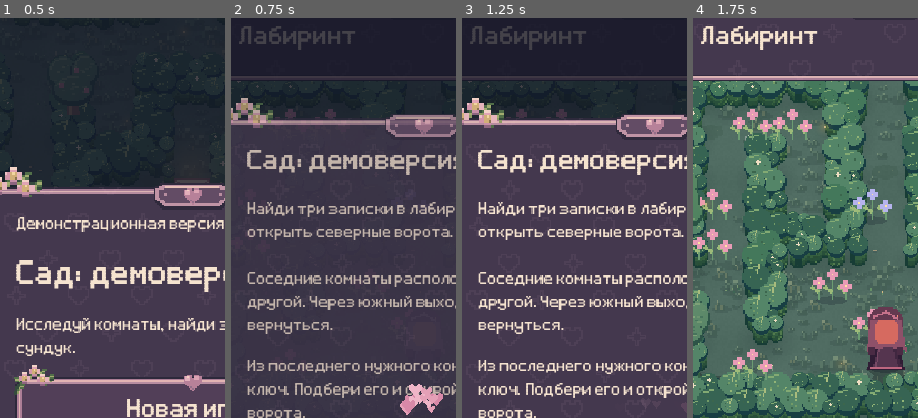
Above: before the commit, frames 1-4 (left to right).
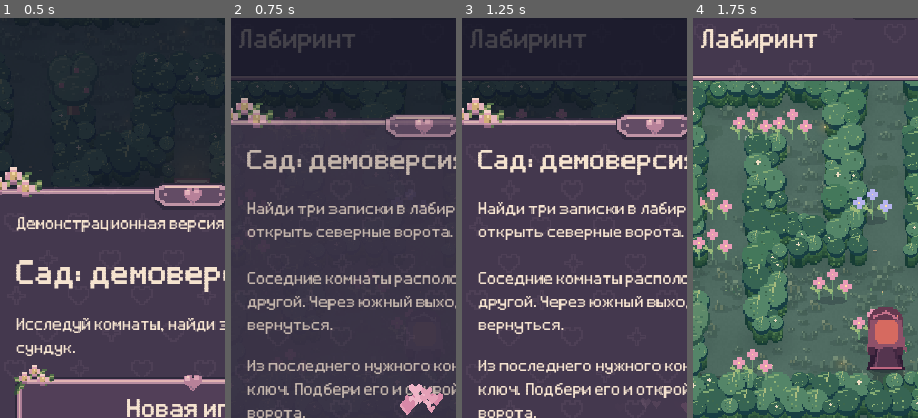
Above: after the commit, the same moments.

Repository: NQUAREx/dina-lovely
Game: Godot game, scene res://main.tscn
Same seed, same stepped clock (60 frames per second), same inputs: the game is played once before the commit and once after it. Sound files missing from this copy of the repository are replaced by a short silence.
Inputs:
- Up to frame 1 (0.5 s): no input
- Up to frame 2 (0.75 s): click "Новая игра" at 0.5 s
- Up to frame 3 (1.25 s): no input
- Up to frame 4 (1.75 s): click "Пойдём" at 1.25 s
The pictures show only the part of the screen within x 7-57%, y 6-56%; the shares and areas given below are measured in that part.

Frame 1 is identical in both runs. In frame 2, 0.9% of the frame differs, in the area x 3-56%, y 2-9%; in frame 3, 0.9%; in frame 4, 1.1%.

Commit message:
Build complete gate pillars from wall blocks and vertically center room title

Diff:
--- a/scripts/game.gd
+++ b/scripts/game.gd
@@ -494,8 +494,9 @@
 	objective.autowrap_mode = TextServer.AUTOWRAP_OFF
 	objective.clip_text = true
 	objective.text_overrun_behavior = TextServer.OVERRUN_TRIM_ELLIPSIS
-	objective.position = Vector2(48, 62)
-	objective.size = Vector2(358, 42)
+	objective.position = Vector2(48, 36)
+	objective.size = Vector2(358, 100)
+	objective.vertical_alignment = VERTICAL_ALIGNMENT_CENTER
 	hud.add_child(objective)
 	status = label("", 18, Color("c1bdce"))
 	status.add_theme_font_override("font", title_font)
Binary file changed: assets/junction_hedge_stone_bottom_left.png
Binary file changed: assets/junction_hedge_stone_bottom_right.png
Binary file changed: assets/junction_hedge_stone_top_left.png
Binary file changed: assets/junction_hedge_stone_top_right.png
Binary file changed: assets/junction_hedge_tree_bottom_left.png
Binary file changed: assets/junction_hedge_tree_bottom_right.png
Binary file changed: assets/junction_hedge_tree_top_left.png
Binary file changed: assets/junction_hedge_tree_top_right.png
Binary file changed: assets/junction_stone_stone_bottom_left.png
Binary file changed: assets/junction_stone_stone_bottom_right.png
Binary file changed: assets/junction_stone_stone_top_left.png
Binary file changed: assets/junction_stone_stone_top_right.png
(and 7 more such lines)
